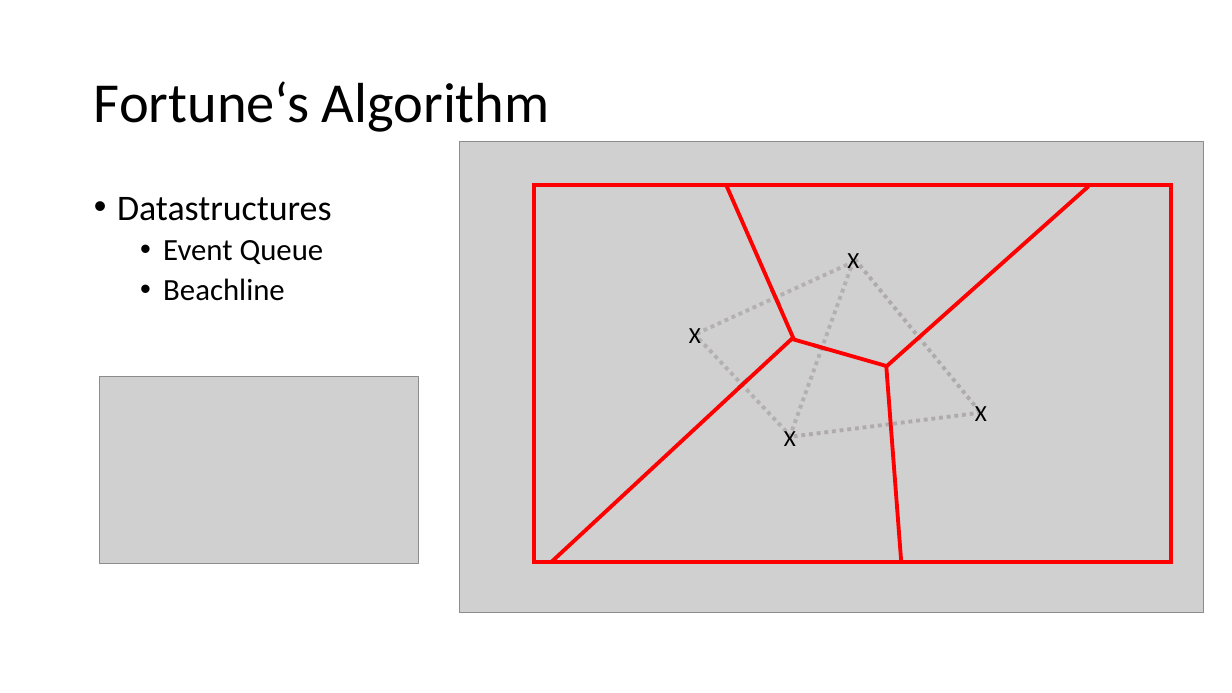
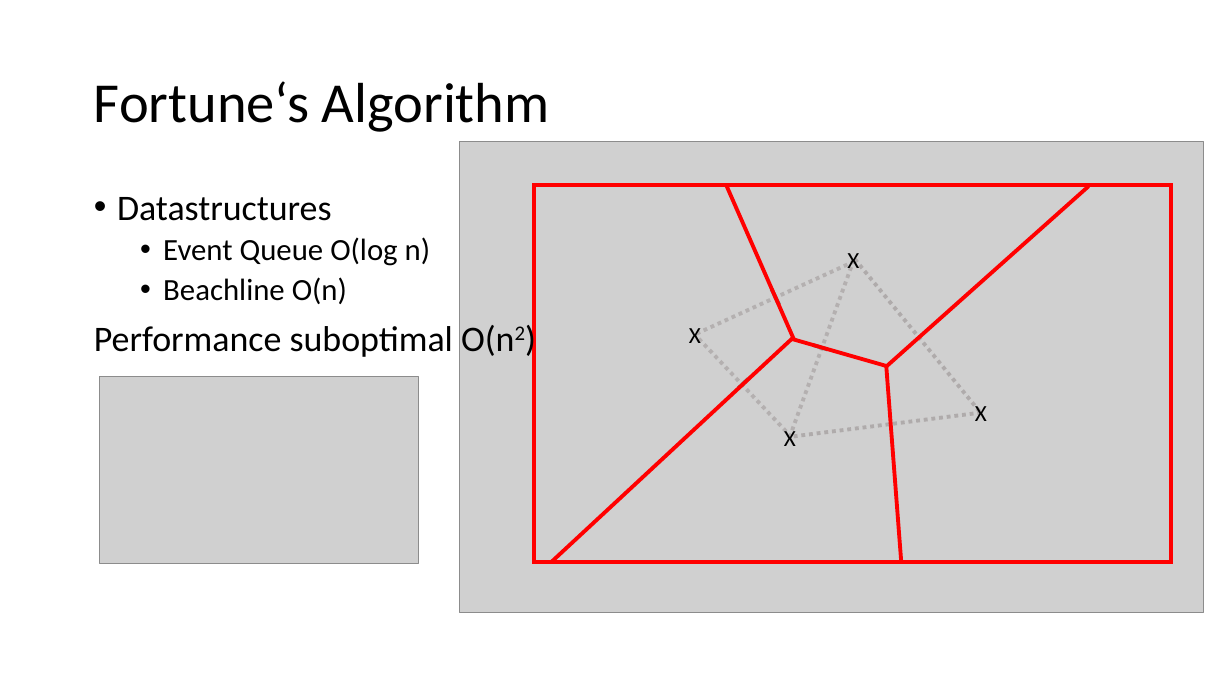
Before and after one commit to iar1000/voronoiagram, a slide deck: slide 10 of presentation.pptx. Drawn at 1232x693 pixels with LibreOffice and Linux fonts; fonts in the diff are those of the drawing; grey boxes stand for pictures. Boxes give left, top, right and bottom in pixels: in the first picture for what was removed or moved away, otherwise in the second. Text is boxed around its words. In the diff, an @@ line names an element or a change of style, - is before the commit and + after.

Commit message:
final

```diff
--- a/presentation.pptx
+++ b/presentation.pptx
@@ text at <box>94,237,515,357</box>: text changed @@
-  • Event Queue
-  • Beachline
+  • Event Queue O(log n)
+  • Beachline O(n)
+Performance suboptimal O(n2)
```
Also in this commit, not shown: 2 slides added.
